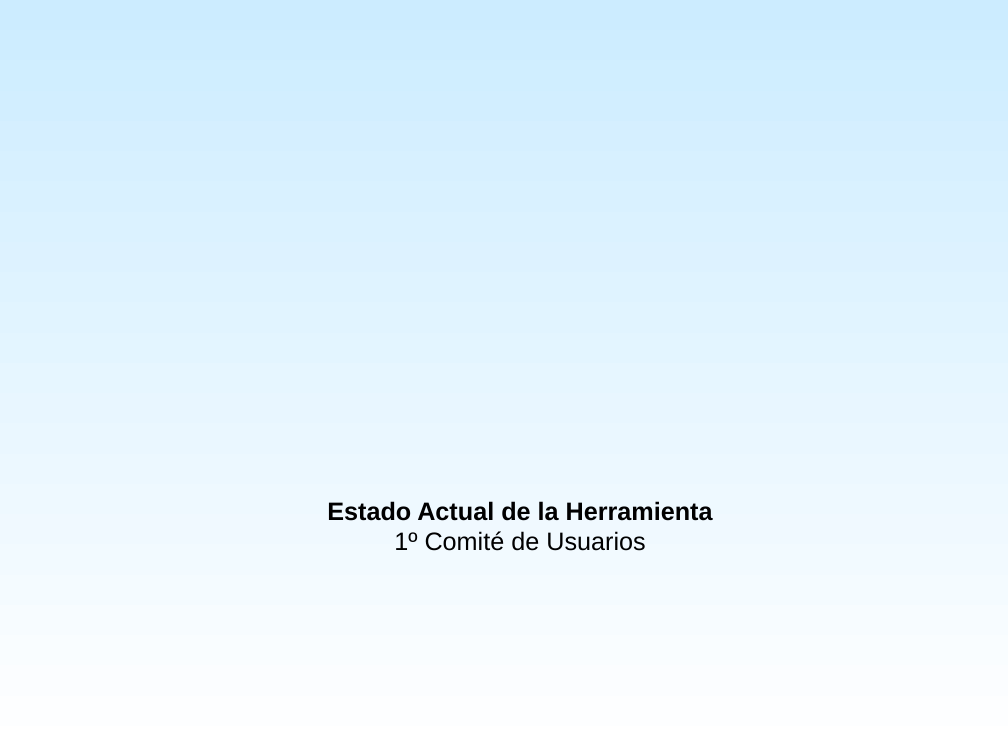
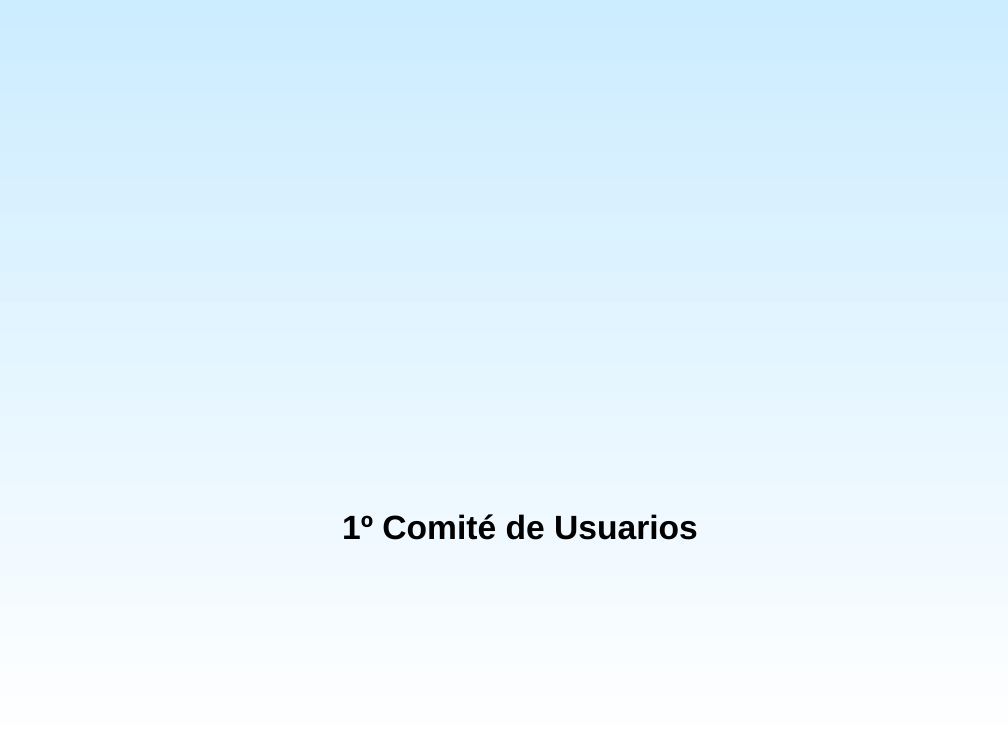
Before and after one commit to SIU-Toba/framework, a slide deck: slide 1 of doc/presentacion/1er Comite Usuarios.ppt. Drawn at 1008x756 pixels with LibreOffice and Linux fonts; fonts in the diff are those of the drawing; background and template pictures are left out. Boxes give left, top, right and bottom in pixels: in the first picture for what was removed or moved away, otherwise in the second. Text is boxed around its words. In the diff, an @@ line names an element or a change of style, - is before the commit and + after.

```diff
--- a/doc/presentacion/1er Comite Usuarios.ppt
+++ b/doc/presentacion/1er Comite Usuarios.ppt
@@ title at (342,514,698,540): text changed; size 18 to 24 pt @@
-Estado Actual de la Herramienta
-1º Comité de Usuarios
+1º Comité de Usuarios
```
Also in this commit, not shown: 13 other slides changed, 8 slides added, 5 slides removed.
